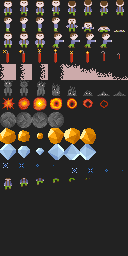
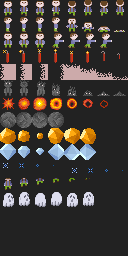
Layer changes from the first 128×256 image to the second:
renamed "Layer 29" to "Layer 0", painted on it over (x1=3, y1=4, x2=125, y2=207)
